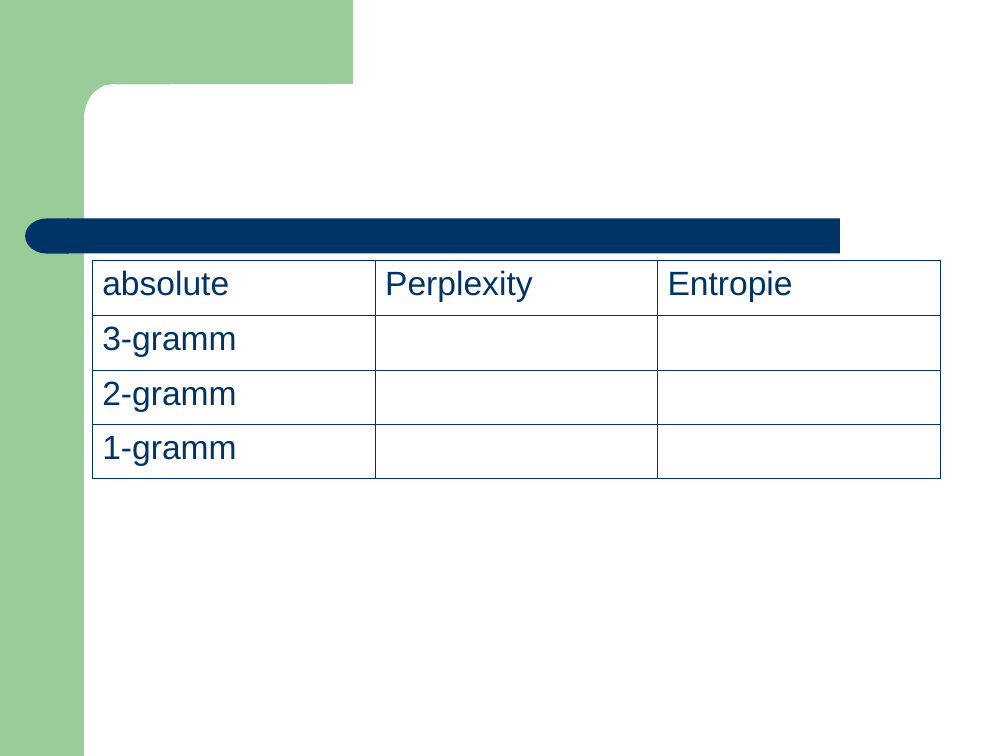
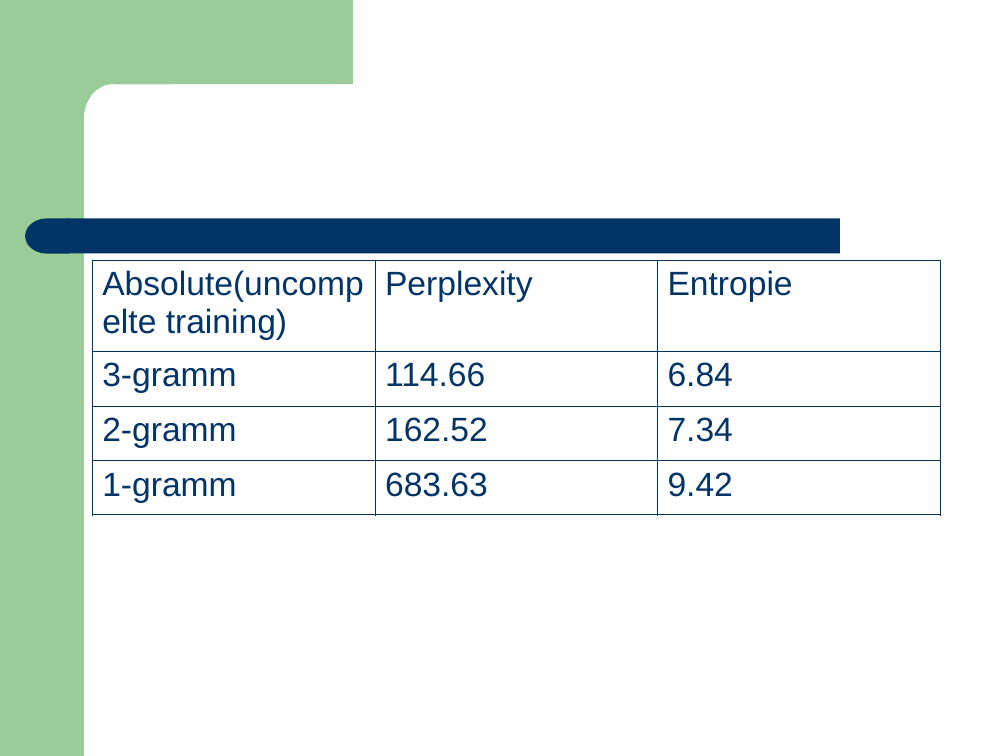
Before and after one commit to leonard117/arbeittet, a slide deck: slide 25 of ARS/doc/Training_Sprachmodell.ppt. Drawn at 1008x756 pixels with LibreOffice and Linux fonts; fonts in the diff are those of the drawing. Boxes give left, top, right and bottom in pixels: in the first picture for what was removed or moved away, otherwise in the second. Text is boxed around its words. In the diff, an @@ line names an element or a change of style, - is before the commit and + after.

```diff
--- a/ARS/doc/Training_Sprachmodell.ppt
+++ b/ARS/doc/Training_Sprachmodell.ppt
@@ table at [93, 260, 941, 514] @@
-row 1, column 1: absolute
+row 1, column 1: Absolute(uncompelte training)
-row 2, column 2: 
+row 2, column 2: 114.66
-row 2, column 3: 
+row 2, column 3: 6.84
-row 3, column 2: 
+row 3, column 2: 162.52
-row 3, column 3: 
+row 3, column 3: 7.34
-row 4, column 2: 
+row 4, column 2: 683.63
-row 4, column 3: 
+row 4, column 3: 9.42
```
Also in this commit, not shown: 2 other slides changed, 3 slides added, 2 slides removed.
